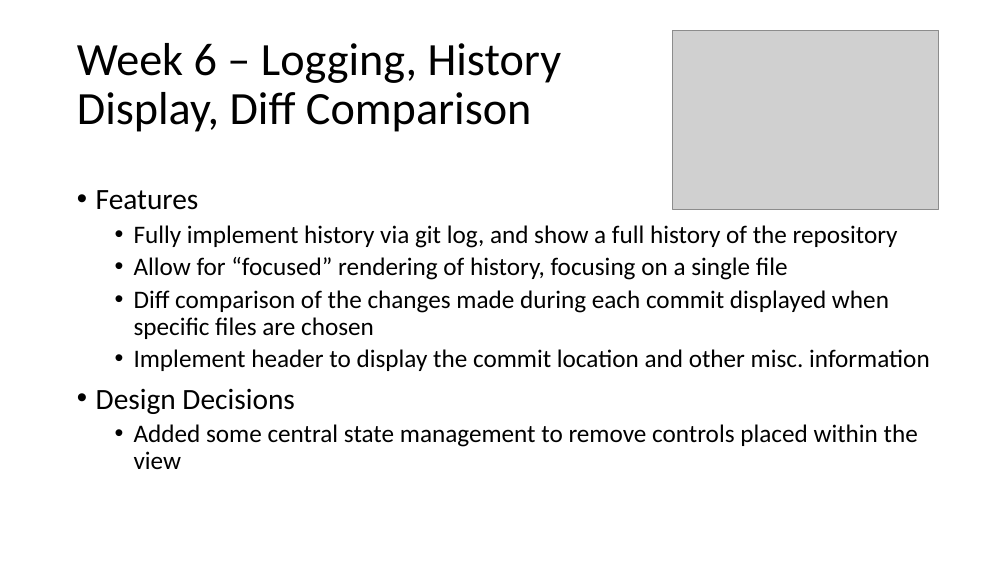
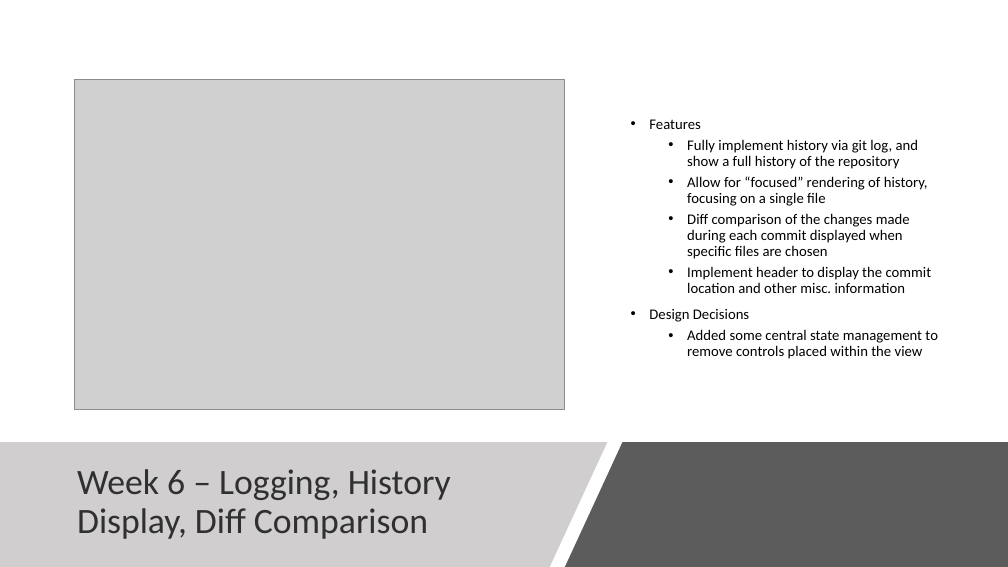
Before and after one commit to burwinliu-zz/my-jupyter-nb, a slide deck: slide 8 of Notes/summer2020/Summer_Summary.pptx. Drawn at 1008x567 pixels with LibreOffice and Linux fonts; fonts in the diff are those of the drawing; grey boxes stand for pictures. Boxes give left, top, right and bottom in pixels: in the first picture for what was removed or moved away, otherwise in the second. Text is boxed around its words. In the diff, an @@ line names an element or a change of style, - is before the commit and + after.

```diff
--- a/Notes/summer2020/Summer_Summary.pptx
+++ b/Notes/summer2020/Summer_Summary.pptx
@@ picture resized from (x1=672, y1=30, x2=939, y2=209) to (x1=74, y1=80, x2=565, y2=410) @@
@@ text "Features" moved from (x1=96, y1=190, x2=930, y2=469) to (x1=649, y1=119, x2=938, y2=359) @@
@@ text "Features" at (x1=649, y1=119, x2=938, y2=359): size 28 to 14 pt in "Features", "Design Decisions"; size 24 to 14 pt; vertical alignment top to middle @@
@@ freeform shape added at (x1=0, y1=442, x2=607, y2=567), fill #D0CECE @@
@@ freeform shape added at (x1=565, y1=442, x2=1008, y2=567), fill #404040 at 85% opacity @@
@@ title "Week 6 – Logging, History ..." moved from (x1=77, y1=43, x2=561, y2=132) to (x1=77, y1=469, x2=451, y2=539) @@
@@ title "Week 6 – Logging, History ..." at (x1=77, y1=469, x2=451, y2=539): size 44 to 34 pt, text colour #000000 to #303030 @@
```
Also in this commit, not shown: 8 other slides changed, 2 slides added, 10 other files.
